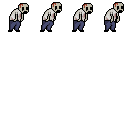
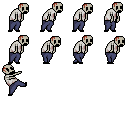
Before/after of a w=128, h=128 layered artwork. What changed in the layer stack:
painted on "main" over [2,2,125,96]
